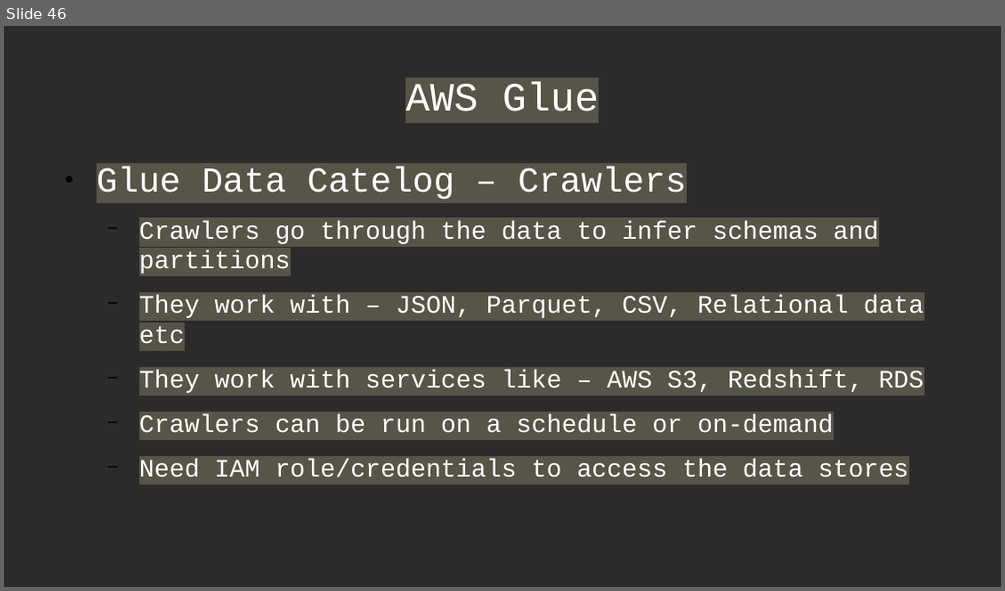
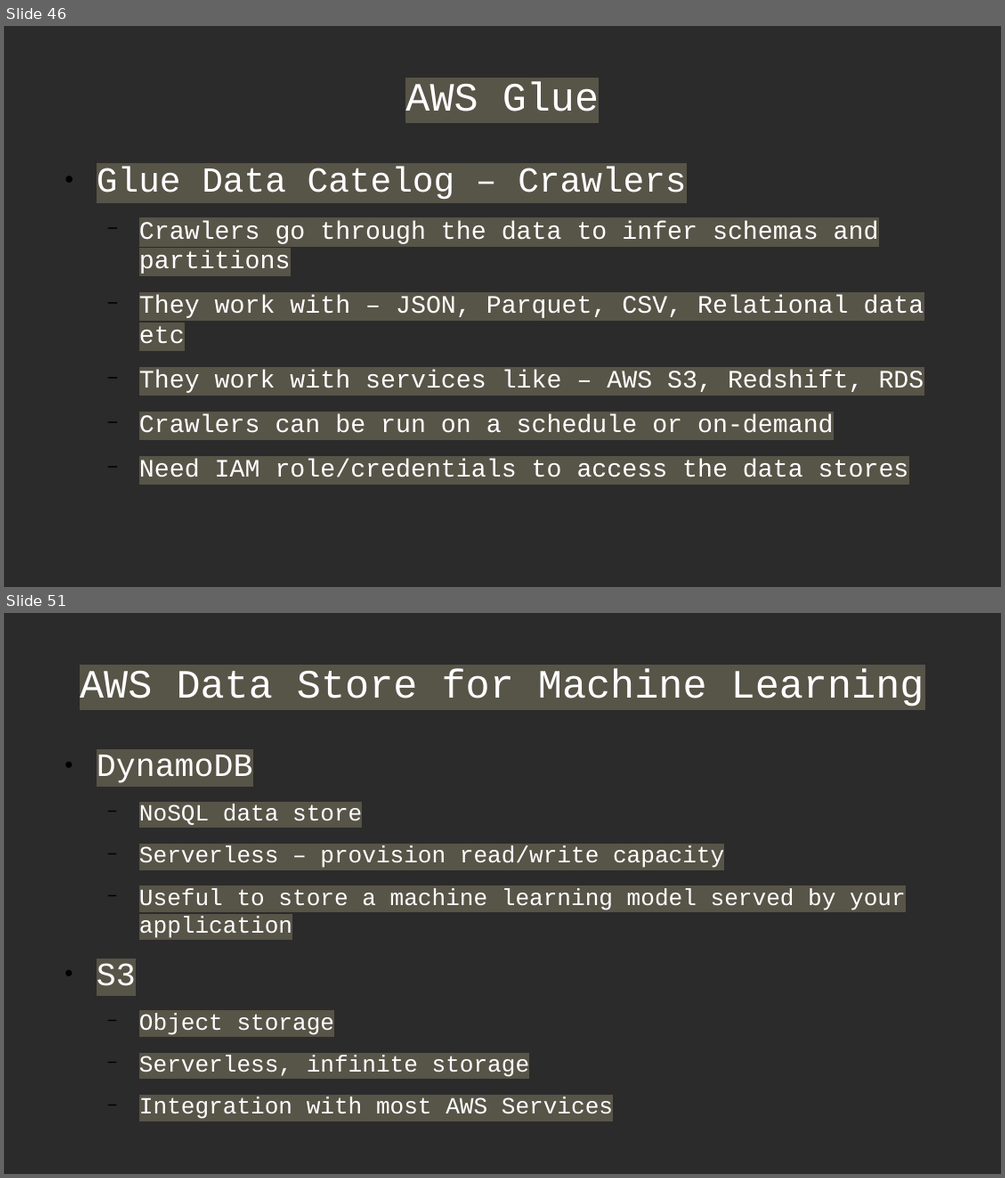
Before and after one commit to Anshul-GH/AWS_ML_Certification, a slide deck: AWS_Certified_ML_Certification_Deck.odp. Shown one above the other, each under a label of ours: slide 46 before the commit, slides 46 and 51 after it; the slides between them are not shown. The pictures are 1005x591 and 1005x1178 pixels, drawn with LibreOffice and Linux fonts; fonts in the diff are those of the drawing; background and template pictures are left out; a plain dark background stands for a picture behind light text. Boxes give left, top, right and bottom in pixels: in the first picture for what was removed or moved away, otherwise in the second. Text is boxed around its words. In the diff, an @@ line names an element or a change of style, - is before the commit and + after.

Commit message:
Covered multiple services.

```diff
--- a/AWS_Certified_ML_Certification_Deck.odp
+++ b/AWS_Certified_ML_Certification_Deck.odp
@@ slide 51 added at <box>4,613,1001,1174</box>, background picture (left out) @@
@@ title added at <box>80,669,924,706</box>, 32 pt, text #FFFFFF @@
+AWS Data Store for Machine Learning
@@ text added at <box>97,755,906,1119</box>, 18.5 pt, text #FFFFFF @@
+● DynamoDB
+  − NoSQL data store
+  − Serverless – provision read/write capacity
+  − Useful to store a machine learning model served by your application
+● S3
+  − Object storage
+  − Serverless, infinite storage
+  − Integration with most AWS Services
```
Also in this commit, not shown: 1 slide changed, 15 other slides added, 2 other files.
